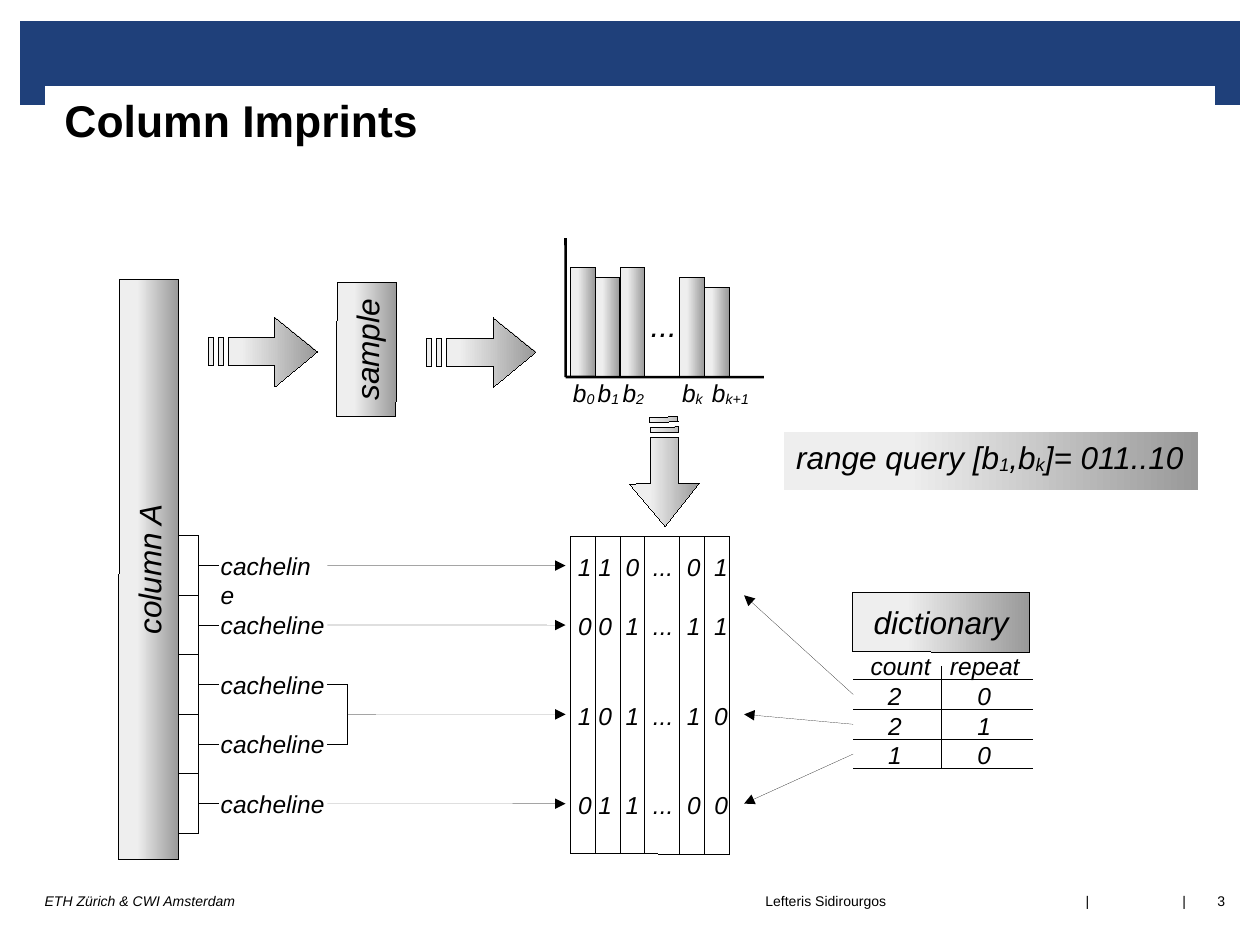
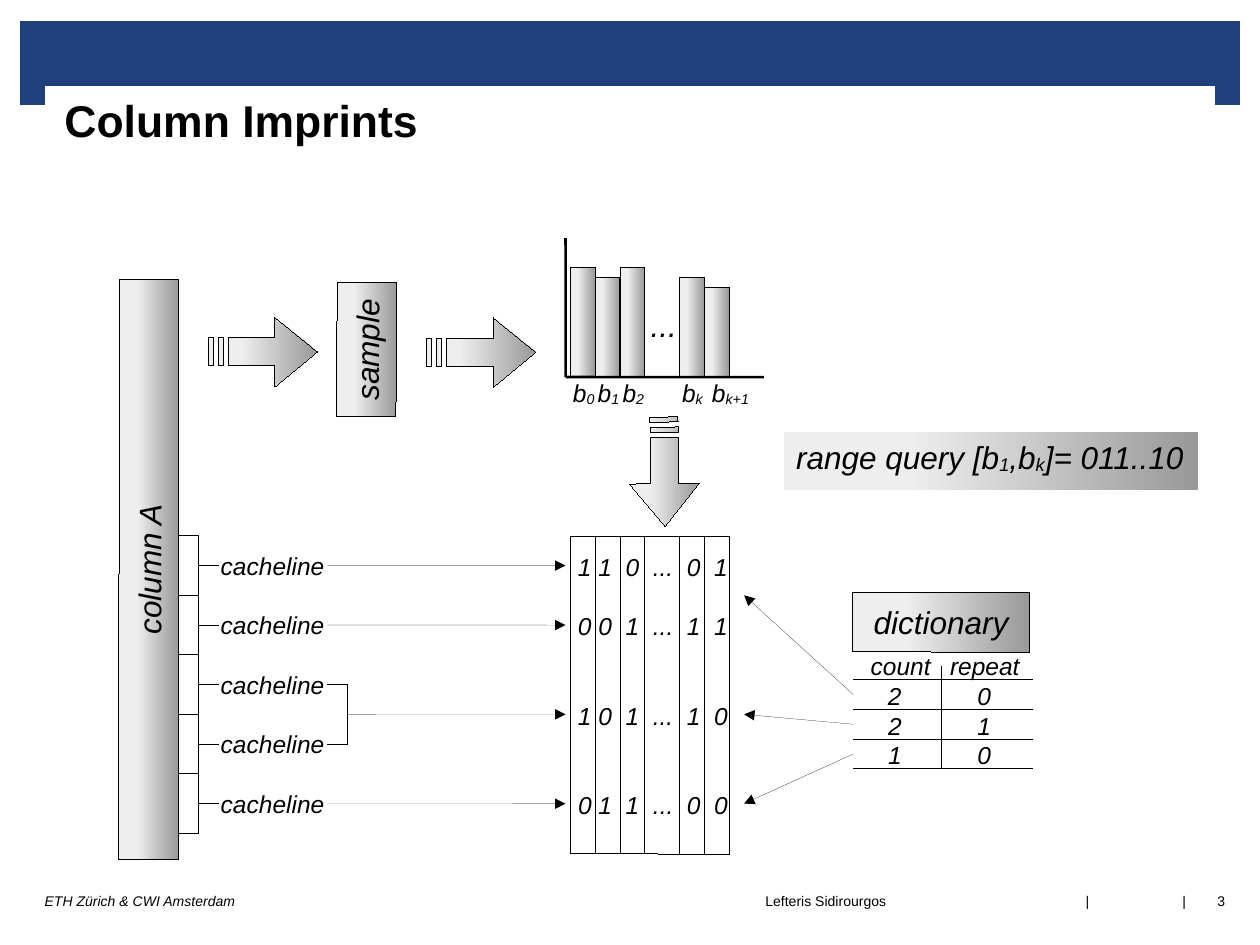
Before and after one commit to lsidir/imprints, a slide deck: slide 3 of DaMoN-paper/presentation/damon17.odp. Drawn at 1260x945 pixels with LibreOffice and Linux fonts; fonts in the diff are those of the drawing; background and template pictures are left out. Boxes give left, top, right and bottom in pixels: in the first picture for what was removed or moved away, otherwise in the second. Text is boxed around its words. In the diff, an @@ line names an element or a change of style, - is before the commit and + after.

```diff
--- a/DaMoN-paper/presentation/damon17.odp
+++ b/DaMoN-paper/presentation/damon17.odp
@@ text "cacheline" rewrapped from (x1=208, y1=544, x2=336, y2=612) to (x1=221, y1=557, x2=325, y2=576) @@
```
Also in this commit, not shown: 7 other slides changed.
